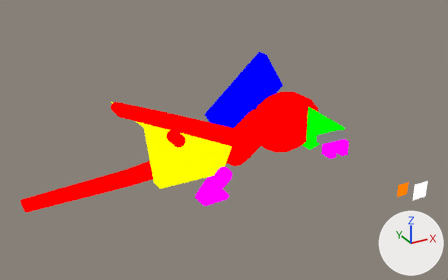
The Blender file assets-source/blender/motion/dimorphodon-walk.blend, before and after one commit.
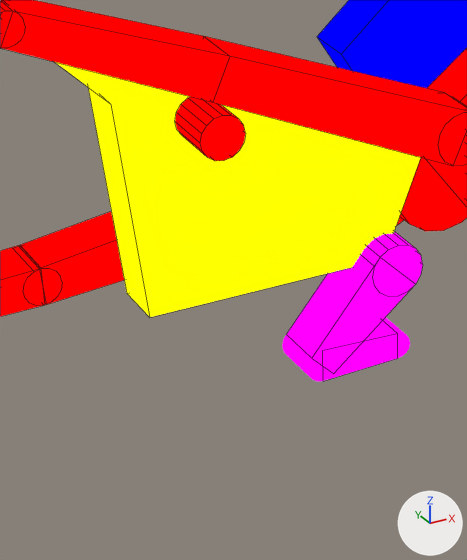
There are two pictures of each version: one whole from a camera (50 mm lens) standing at (1.5, -69.0, 45.3) and looking at (33.6, -10.6, 16.1), one close up on the part from 27% to 55% of the width and 37% to 91% of the height. Arrows for +X, +Y and +Z are at lower right; the lights stay in place. The last two pictures show the newer version. Both versions are drawn at full value of the shape key 'walk_07' of 'DinoTycoon_Motion_dimorphodon_walk_wing_fingers_joint_1'; the numbers are the values there. The close-ups show mesh edges as thin lines.

Names of what the first close-up shows: 'DinoTycoon_Motion_dimorphodon_walk_far_wing', 'DinoTycoon_Motion_dimorphodon_walk_feet_0', 'DinoTycoon_Motion_dimorphodon_walk_feet_1', 'DinoTycoon_Motion_dimorphodon_walk_feet_joint_0', 'DinoTycoon_Motion_dimorphodon_walk_near_membrane', 'DinoTycoon_Motion_dimorphodon_walk_neck_0', 'DinoTycoon_Motion_dimorphodon_walk_neck_joint_0', 'DinoTycoon_Motion_dimorphodon_walk_tail_0', 'DinoTycoon_Motion_dimorphodon_walk_tail_1', 'DinoTycoon_Motion_dimorphodon_walk_wing_fingers_0', 'DinoTycoon_Motion_dimorphodon_walk_wing_fingers_1', 'DinoTycoon_Motion_dimorphodon_walk_wing_fingers_joint_1' and 5 more.
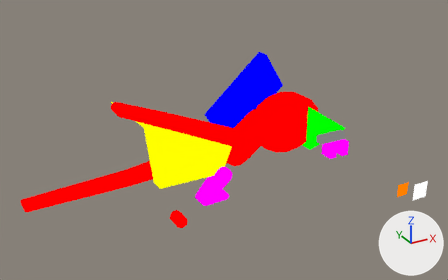
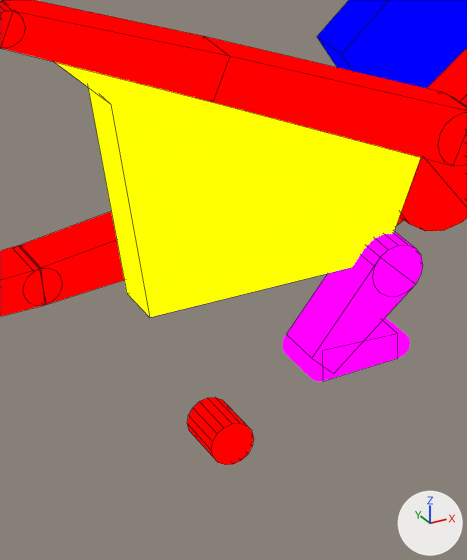
The change, as a list of edits to the scene's bpy script:
```text
Change me_dinotycoon_motion_dimorphodon_walk_sample_wing_fingers_joint_1:
    used by ob_dinotycoon_motion_dimorphodon_walk_wing_fingers_joint_1; location = (0.0, 0.0, 0.0)
    remove me_dinotycoon_motion_dimorphodon_walk_sample_wing_fingers_joint_1.from_pydata(...)  # 32 vertices, 18 faces; spans x 29.2..30.8, y -6.0..-4.0, z 14.15..15.75
    add me_dinotycoon_motion_dimorphodon_walk_sample_wing_fingers_joint_1.from_pydata(...)  # 32 vertices, 18 faces; spans x 29.2..30.8, y -6.0..-4.0, z 2.73..4.33
    me_dinotycoon_motion_dimorphodon_walk_sample_wing_fingers_joint_1 part 1: the whole mesh is moved by (0.0, 0.0, -11.42)
```

Where the change shows, as pixel boxes [x1, y1, x2, y2] in the close-ups (467 x 560 px):
'DinoTycoon_Motion_dimorphodon_walk_wing_fingers_joint_1', moved
    before: [175, 97, 246, 161]
    after: [187, 397, 254, 465]
